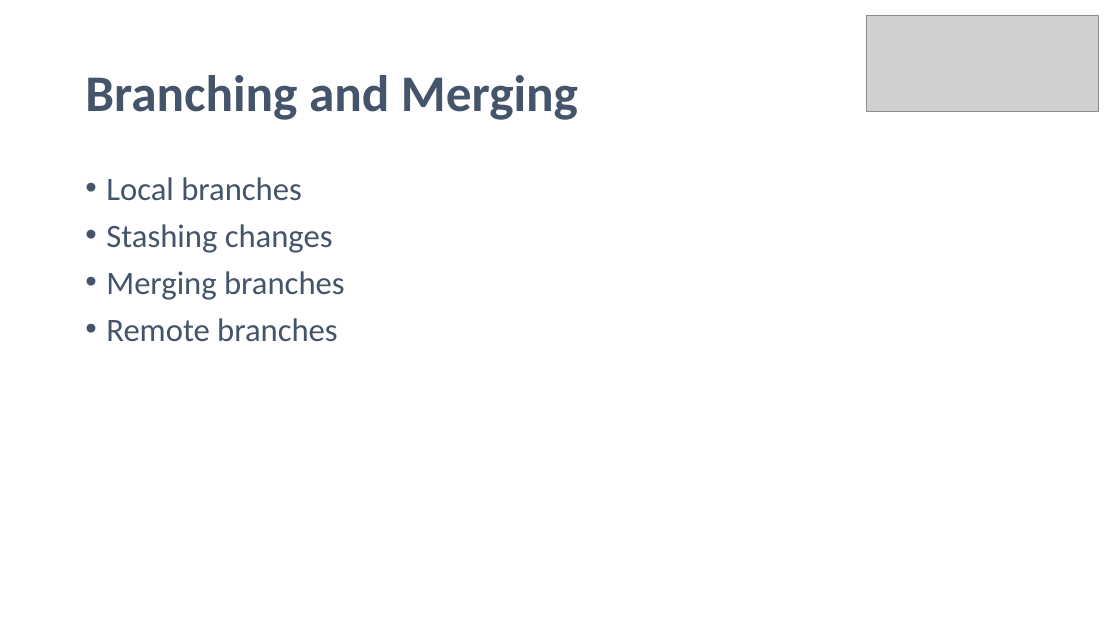
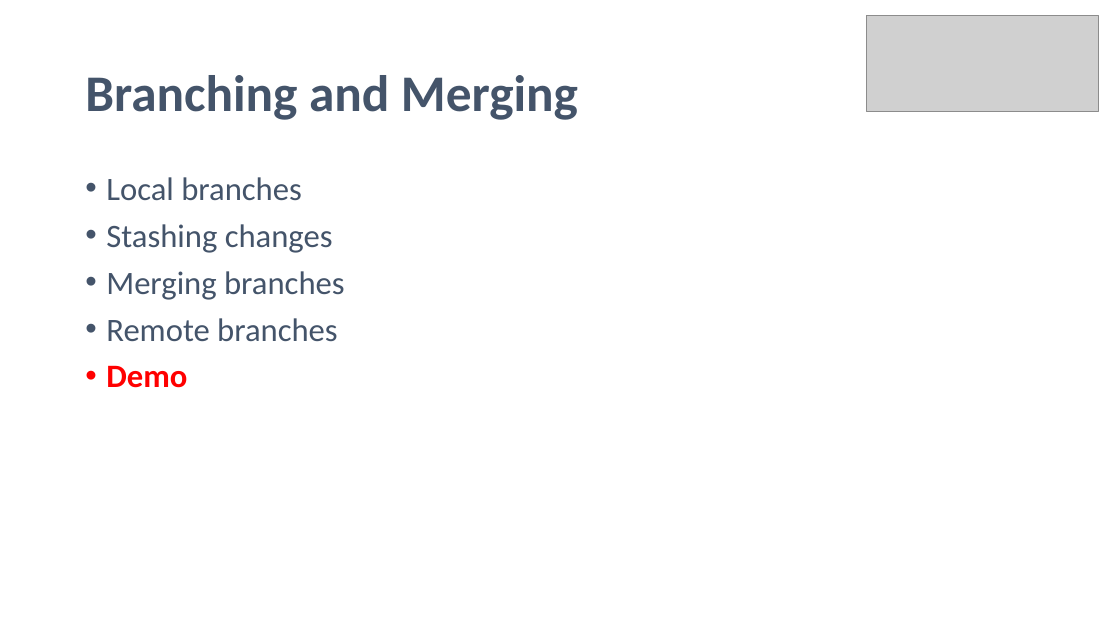
Before and after one commit to noelmcgrath/GitPresentation, a slide deck: slide 18 of Introduction to Git.pptx (slide 16 before the commit). Drawn at 1120x630 pixels with LibreOffice and Linux fonts; fonts in the diff are those of the drawing; grey boxes stand for pictures. Boxes give left, top, right and bottom in pixels: in the first picture for what was removed or moved away, otherwise in the second. Text is boxed around its words. In the diff, an @@ line names an element or a change of style, - is before the commit and + after.

```diff
--- a/Introduction to Git.pptx
+++ b/Introduction to Git.pptx
@@ text at <box>106,365,187,388</box>: paragraph added @@
+• Demo
```
Also in this commit, not shown: 3 other slides changed, 7 slides added, 2 other files.
